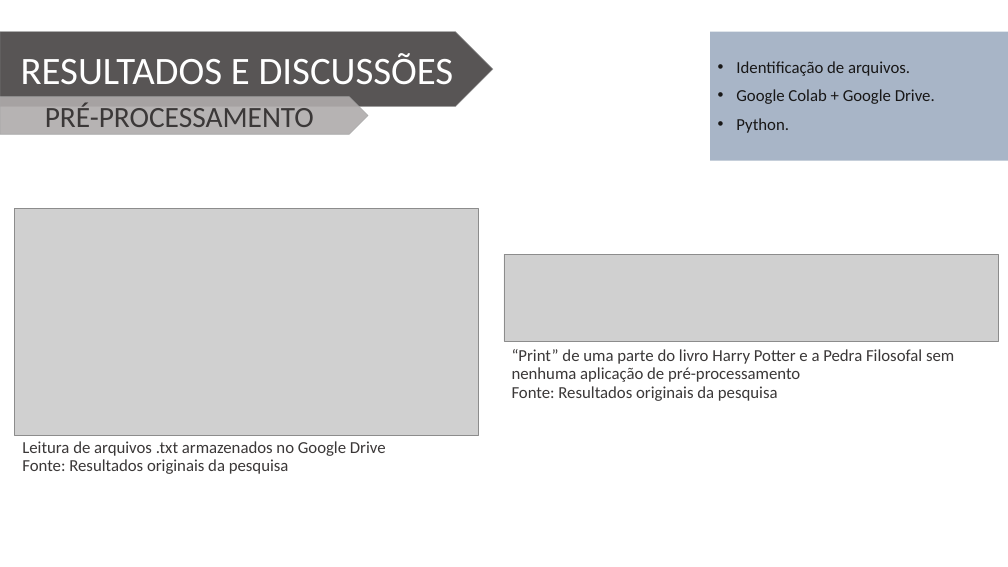
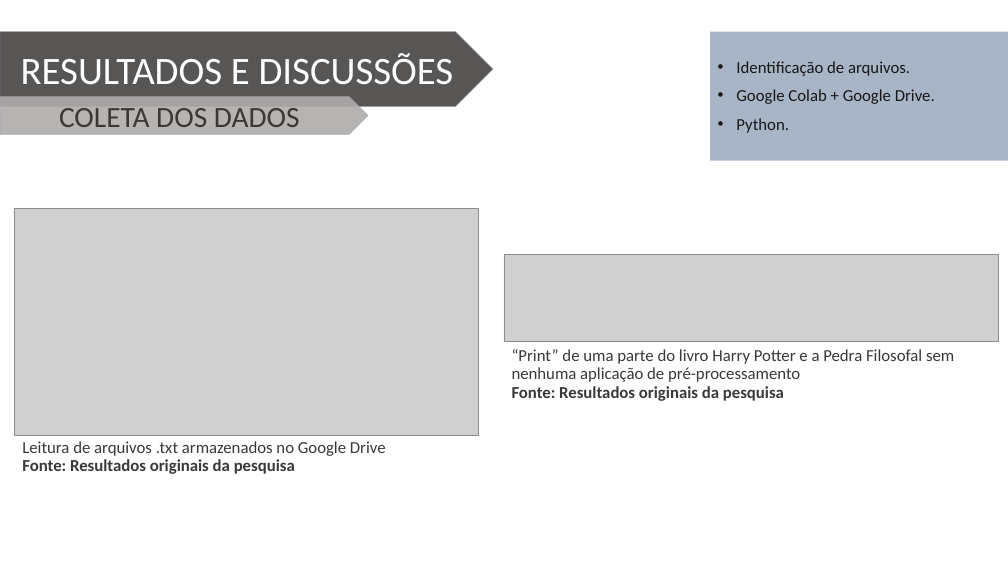
Before and after one commit to Wiryco/Natural-Language-Analysis-And-Processing, a slide deck: slide 7 of Apresentação TCC - Vinícius Andrade Lopes.pptx. Drawn at 1008x567 pixels with LibreOffice and Linux fonts; fonts in the diff are those of the drawing; grey boxes stand for pictures; background and template pictures are left out. Boxes give left, top, right and bottom in pixels: in the first picture for what was removed or moved away, otherwise in the second. Text is boxed around its words. In the diff, an @@ line names an element or a change of style, - is before the commit and + after.

Commit message:
V1.0 - Apresentação TCC

```diff
--- a/Apresentação TCC - Vinícius Andrade Lopes.pptx
+++ b/Apresentação TCC - Vinícius Andrade Lopes.pptx
@@ text in pentagon arrow at <box>59,108,300,127</box>: text changed @@
-PRÉ-PROCESSAMENTO
+COLETA DOS DADOS
@@ text "“Print” de uma parte do ..." at <box>512,349,954,401</box>: bold on in "Fonte: Resultados originais da pesquisa" @@
@@ text "Leitura de arquivos .txt armazenados ..." at <box>22,441,386,474</box>: bold on in "Fonte: Resultados originais da pesquisa" @@
```
Also in this commit, not shown: 4 other slides changed, 3 slides added.
